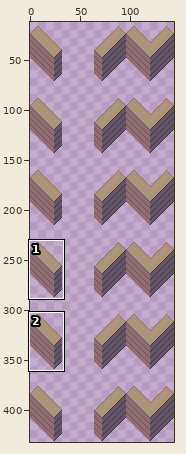
Sprite sheet, stored at resources/pngs/blocks wood.png. The first picture is a wide view before the edit; the outline marks the close-up.
Close-up. First the earlier version:
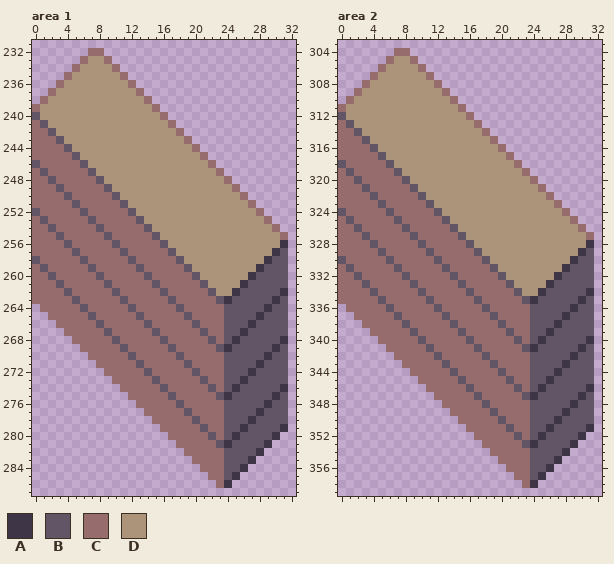
The file is 144x432 pixels. Shown: area 1: x 0..32, y 231..287; area 2: x 0..32, y 303..359. The wide view leaves out empty margins. The commit also changed other parts of the picture, which this record leaves out.
Palette (. is transparent): A #3e3546  B #625565  C #966c6c  D #ab947a
Pixels before, area 1, first column x 0:
232 .......CC.......................
233 ......CDDC......................
234 .....CDDDDC.....................
235 ....CDDDDDDC....................
236 ...CDDDDDDDDC...................
237 ..CDDDDDDDDDDC..................
238 .CDDDDDDDDDDDDC.................
239 CDDDDDDDDDDDDDDC................
240 BDDDDDDDDDDDDDDDC...............
241 CBDDDDDDDDDDDDDDDC..............
242 CCBDDDDDDDDDDDDDDDC.............
243 CCCBDDDDDDDDDDDDDDDC............
244 CCCCBDDDDDDDDDDDDDDDC...........
245 CCCCCBDDDDDDDDDDDDDDDC..........
246 BCCCCCBDDDDDDDDDDDDDDDC.........
247 CBCCCCCBDDDDDDDDDDDDDDDC........
248 CCBCCCCCBDDDDDDDDDDDDDDDC.......
249 CCCBCCCCCBDDDDDDDDDDDDDDDC......
250 CCCCBCCCCCBDDDDDDDDDDDDDDDC.....
251 CCCCCBCCCCCBDDDDDDDDDDDDDDDC....
252 BCCCCCBCCCCCBDDDDDDDDDDDDDDDC...
253 CBCCCCCBCCCCCBDDDDDDDDDDDDDDDC..
254 CCBCCCCCBCCCCCBDDDDDDDDDDDDDDDC.
255 CCCBCCCCCBCCCCCBDDDDDDDDDDDDDDDC
256 CCCCBCCCCCBCCCCCBDDDDDDDDDDDDDDA
257 CCCCCBCCCCCBCCCCCBDDDDDDDDDDDDAB
258 BCCCCCBCCCCCBCCCCCBDDDDDDDDDDABB
259 CBCCCCCBCCCCCBCCCCCBDDDDDDDDABBB
260 CCBCCCCCBCCCCCBCCCCCBDDDDDDABBBB
261 CCCBCCCCCBCCCCCBCCCCCBDDDDABBBBB
262 CCCCBCCCCCBCCCCCBCCCCCBDDABBBBBA
263 CCCCCBCCCCCBCCCCCBCCCCCBABBBBBAB
264 .CCCCCBCCCCCBCCCCCBCCCCCBBBBBABB
265 ..CCCCCBCCCCCBCCCCCBCCCCBBBBABBB
266 ...CCCCCBCCCCCBCCCCCBCCCBBBABBBB
267 ....CCCCCBCCCCCBCCCCCBCCBBABBBBB
268 .....CCCCCBCCCCCBCCCCCBCBABBBBBA
269 ......CCCCCBCCCCCBCCCCCBABBBBBAB
270 .......CCCCCBCCCCCBCCCCCBBBBBABB
271 ........CCCCCBCCCCCBCCCCBBBBABBB
272 .........CCCCCBCCCCCBCCCBBBABBBB
273 ..........CCCCCBCCCCCBCCBBABBBBB
274 ...........CCCCCBCCCCCBCBABBBBBA
275 ............CCCCCBCCCCCBABBBBBAB
276 .............CCCCCBCCCCCBBBBBABB
277 ..............CCCCCBCCCCBBBBABBB
278 ...............CCCCCBCCCBBBABBBB
279 ................CCCCCBCCBBABBBBA
280 .................CCCCCBCBABBBBA.
281 ..................CCCCCBABBBBA..
282 ...................CCCCCBBBBA...
283 ....................CCCCBBBA....
284 .....................CCCBBA.....
285 ......................CCBA......
286 .......................CA.......
Pixels before, area 2, first column x 0:
304 .......CC.......................
305 ......CDDC......................
306 .....CDDDDC.....................
307 ....CDDDDDDC....................
308 ...CDDDDDDDDC...................
309 ..CDDDDDDDDDDC..................
310 .CDDDDDDDDDDDDC.................
311 CDDDDDDDDDDDDDDC................
312 BDDDDDDDDDDDDDDDC...............
313 CBDDDDDDDDDDDDDDDC..............
314 CCBDDDDDDDDDDDDDDDC.............
315 CCCBDDDDDDDDDDDDDDDC............
316 CCCCBDDDDDDDDDDDDDDDC...........
317 CCCCCBDDDDDDDDDDDDDDDC..........
318 BCCCCCBDDDDDDDDDDDDDDDC.........
319 CBCCCCCBDDDDDDDDDDDDDDDC........
320 CCBCCCCCBDDDDDDDDDDDDDDDC.......
321 CCCBCCCCCBDDDDDDDDDDDDDDDC......
322 CCCCBCCCCCBDDDDDDDDDDDDDDDC.....
323 CCCCCBCCCCCBDDDDDDDDDDDDDDDC....
324 BCCCCCBCCCCCBDDDDDDDDDDDDDDDC...
325 CBCCCCCBCCCCCBDDDDDDDDDDDDDDDC..
326 CCBCCCCCBCCCCCBDDDDDDDDDDDDDDDC.
327 CCCBCCCCCBCCCCCBDDDDDDDDDDDDDDDC
328 CCCCBCCCCCBCCCCCBDDDDDDDDDDDDDDA
329 CCCCCBCCCCCBCCCCCBDDDDDDDDDDDDAB
330 BCCCCCBCCCCCBCCCCCBDDDDDDDDDDABB
331 CBCCCCCBCCCCCBCCCCCBDDDDDDDDABBB
332 CCBCCCCCBCCCCCBCCCCCBDDDDDDABBBB
333 CCCBCCCCCBCCCCCBCCCCCBDDDDABBBBB
334 CCCCBCCCCCBCCCCCBCCCCCBDDABBBBBA
335 CCCCCBCCCCCBCCCCCBCCCCCBABBBBBAB
336 .CCCCCBCCCCCBCCCCCBCCCCCBBBBBABB
337 ..CCCCCBCCCCCBCCCCCBCCCCBBBBABBB
338 ...CCCCCBCCCCCBCCCCCBCCCBBBABBBB
339 ....CCCCCBCCCCCBCCCCCBCCBBABBBBB
340 .....CCCCCBCCCCCBCCCCCBCBABBBBBA
341 ......CCCCCBCCCCCBCCCCCBABBBBBAB
342 .......CCCCCBCCCCCBCCCCCBBBBBABB
343 ........CCCCCBCCCCCBCCCCBBBBABBB
344 .........CCCCCBCCCCCBCCCBBBABBBB
345 ..........CCCCCBCCCCCBCCBBABBBBB
346 ...........CCCCCBCCCCCBCBABBBBBA
347 ............CCCCCBCCCCCBABBBBBAB
348 .............CCCCCBCCCCCBBBBBABB
349 ..............CCCCCBCCCCBBBBABBB
350 ...............CCCCCBCCCBBBABBBB
351 ................CCCCCBCCBBABBBBA
352 .................CCCCCBCBABBBBA.
353 ..................CCCCCBABBBBA..
354 ...................CCCCCBBBBA...
355 ....................CCCCBBBA....
356 .....................CCCBBA.....
357 ......................CCBA......
358 .......................CA.......
The result:
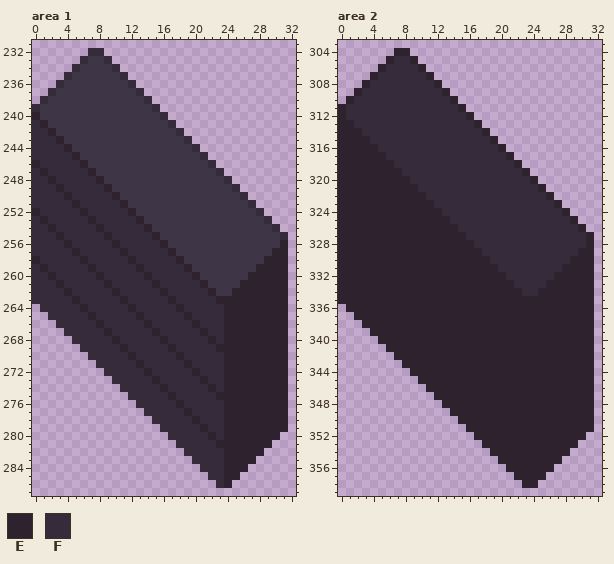
Colours new in this view: E #2e222f  F #362b3a
From old to new:
Changed rows in their new state; - is an unchanged pixel.
Area 1:
first column x 0:
232 -------FF-----------------------
233 ------FAAF----------------------
234 -----FAAAAF---------------------
235 ----FAAAAAAF--------------------
236 ---FAAAAAAAAF-------------------
237 --FAAAAAAAAAAF------------------
238 -FAAAAAAAAAAAAF-----------------
239 FAAAAAAAAAAAAAAF----------------
240 EAAAAAAAAAAAAAAAF---------------
241 FEAAAAAAAAAAAAAAAF--------------
242 FFEAAAAAAAAAAAAAAAF-------------
243 FFFEAAAAAAAAAAAAAAAF------------
244 FFFFEAAAAAAAAAAAAAAAF-----------
245 FFFFFEAAAAAAAAAAAAAAAF----------
246 EFFFFFEAAAAAAAAAAAAAAAF---------
247 FEFFFFFEAAAAAAAAAAAAAAAF--------
248 FFEFFFFFEAAAAAAAAAAAAAAAF-------
249 FFFEFFFFFEAAAAAAAAAAAAAAAF------
250 FFFFEFFFFFEAAAAAAAAAAAAAAAF-----
251 FFFFFEFFFFFEAAAAAAAAAAAAAAAF----
252 EFFFFFEFFFFFEAAAAAAAAAAAAAAAF---
253 FEFFFFFEFFFFFEAAAAAAAAAAAAAAAF--
254 FFEFFFFFEFFFFFEAAAAAAAAAAAAAAAF-
255 FFFEFFFFFEFFFFFEAAAAAAAAAAAAAAAF
256 FFFFEFFFFFEFFFFFEAAAAAAAAAAAAAAE
257 FFFFFEFFFFFEFFFFFEAAAAAAAAAAAAEE
258 EFFFFFEFFFFFEFFFFFEAAAAAAAAAAEEE
259 FEFFFFFEFFFFFEFFFFFEAAAAAAAAEEEE
260 FFEFFFFFEFFFFFEFFFFFEAAAAAAEEEEE
261 FFFEFFFFFEFFFFFEFFFFFEAAAAEEEEEE
262 FFFFEFFFFFEFFFFFEFFFFFEAAEEEEEEE
263 FFFFFEFFFFFEFFFFFEFFFFFEEEEEEEEE
264 -FFFFFEFFFFFEFFFFFEFFFFFEEEEEEEE
265 --FFFFFEFFFFFEFFFFFEFFFFEEEEEEEE
266 ---FFFFFEFFFFFEFFFFFEFFFEEEEEEEE
267 ----FFFFFEFFFFFEFFFFFEFFEEEEEEEE
268 -----FFFFFEFFFFFEFFFFFEFEEEEEEEE
269 ------FFFFFEFFFFFEFFFFFEEEEEEEEE
270 -------FFFFFEFFFFFEFFFFFEEEEEEEE
271 --------FFFFFEFFFFFEFFFFEEEEEEEE
272 ---------FFFFFEFFFFFEFFFEEEEEEEE
273 ----------FFFFFEFFFFFEFFEEEEEEEE
274 -----------FFFFFEFFFFFEFEEEEEEEE
275 ------------FFFFFEFFFFFEEEEEEEEE
276 -------------FFFFFEFFFFFEEEEEEEE
277 --------------FFFFFEFFFFEEEEEEEE
278 ---------------FFFFFEFFFEEEEEEEE
279 ----------------FFFFFEFFEEEEEEEE
280 -----------------FFFFFEFEEEEEEE-
281 ------------------FFFFFEEEEEEE--
282 -------------------FFFFFEEEEE---
283 --------------------FFFFEEEE----
284 ---------------------FFFEEE-----
285 ----------------------FFEE------
286 -----------------------FE-------
Area 2:
first column x 0:
304 -------EE-----------------------
305 ------EFFE----------------------
306 -----EFFFFE---------------------
307 ----EFFFFFFE--------------------
308 ---EFFFFFFFFE-------------------
309 --EFFFFFFFFFFE------------------
310 -EFFFFFFFFFFFFE-----------------
311 EFFFFFFFFFFFFFFE----------------
312 EFFFFFFFFFFFFFFFE---------------
313 EEFFFFFFFFFFFFFFFE--------------
314 EEEFFFFFFFFFFFFFFFE-------------
315 EEEEFFFFFFFFFFFFFFFE------------
316 EEEEEFFFFFFFFFFFFFFFE-----------
317 EEEEEEFFFFFFFFFFFFFFFE----------
318 EEEEEEEFFFFFFFFFFFFFFFE---------
319 EEEEEEEEFFFFFFFFFFFFFFFE--------
320 EEEEEEEEEFFFFFFFFFFFFFFFE-------
321 EEEEEEEEEEFFFFFFFFFFFFFFFE------
322 EEEEEEEEEEEFFFFFFFFFFFFFFFE-----
323 EEEEEEEEEEEEFFFFFFFFFFFFFFFE----
324 EEEEEEEEEEEEEFFFFFFFFFFFFFFFE---
325 EEEEEEEEEEEEEEFFFFFFFFFFFFFFFE--
326 EEEEEEEEEEEEEEEFFFFFFFFFFFFFFFE-
327 EEEEEEEEEEEEEEEEFFFFFFFFFFFFFFFE
328 EEEEEEEEEEEEEEEEEFFFFFFFFFFFFFFE
329 EEEEEEEEEEEEEEEEEEFFFFFFFFFFFFEE
330 EEEEEEEEEEEEEEEEEEEFFFFFFFFFFEEE
331 EEEEEEEEEEEEEEEEEEEEFFFFFFFFEEEE
332 EEEEEEEEEEEEEEEEEEEEEFFFFFFEEEEE
333 EEEEEEEEEEEEEEEEEEEEEEFFFFEEEEEE
334 EEEEEEEEEEEEEEEEEEEEEEEFFEEEEEEE
335 EEEEEEEEEEEEEEEEEEEEEEEEEEEEEEEE
336 -EEEEEEEEEEEEEEEEEEEEEEEEEEEEEEE
337 --EEEEEEEEEEEEEEEEEEEEEEEEEEEEEE
338 ---EEEEEEEEEEEEEEEEEEEEEEEEEEEEE
339 ----EEEEEEEEEEEEEEEEEEEEEEEEEEEE
340 -----EEEEEEEEEEEEEEEEEEEEEEEEEEE
341 ------EEEEEEEEEEEEEEEEEEEEEEEEEE
342 -------EEEEEEEEEEEEEEEEEEEEEEEEE
343 --------EEEEEEEEEEEEEEEEEEEEEEEE
344 ---------EEEEEEEEEEEEEEEEEEEEEEE
345 ----------EEEEEEEEEEEEEEEEEEEEEE
346 -----------EEEEEEEEEEEEEEEEEEEEE
347 ------------EEEEEEEEEEEEEEEEEEEE
348 -------------EEEEEEEEEEEEEEEEEEE
349 --------------EEEEEEEEEEEEEEEEEE
350 ---------------EEEEEEEEEEEEEEEEE
351 ----------------EEEEEEEEEEEEEEEE
352 -----------------EEEEEEEEEEEEEE-
353 ------------------EEEEEEEEEEEE--
354 -------------------EEEEEEEEEE---
355 --------------------EEEEEEEE----
356 ---------------------EEEEEE-----
357 ----------------------EEEE------
358 -----------------------EE-------
Changed places in both close-ups, as pixel boxes (x1, y1, x2, y2):
changed: (32, 48, 288, 488)
changed: (338, 48, 594, 488)
